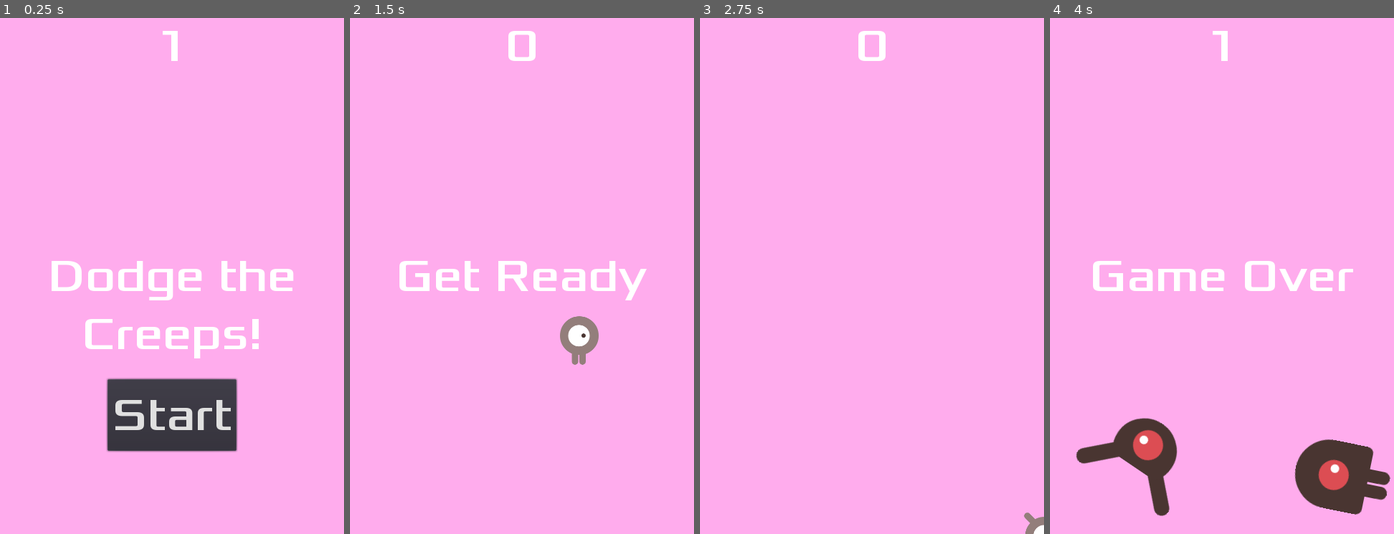
Above: before the commit, frames 1-4 (left to right).
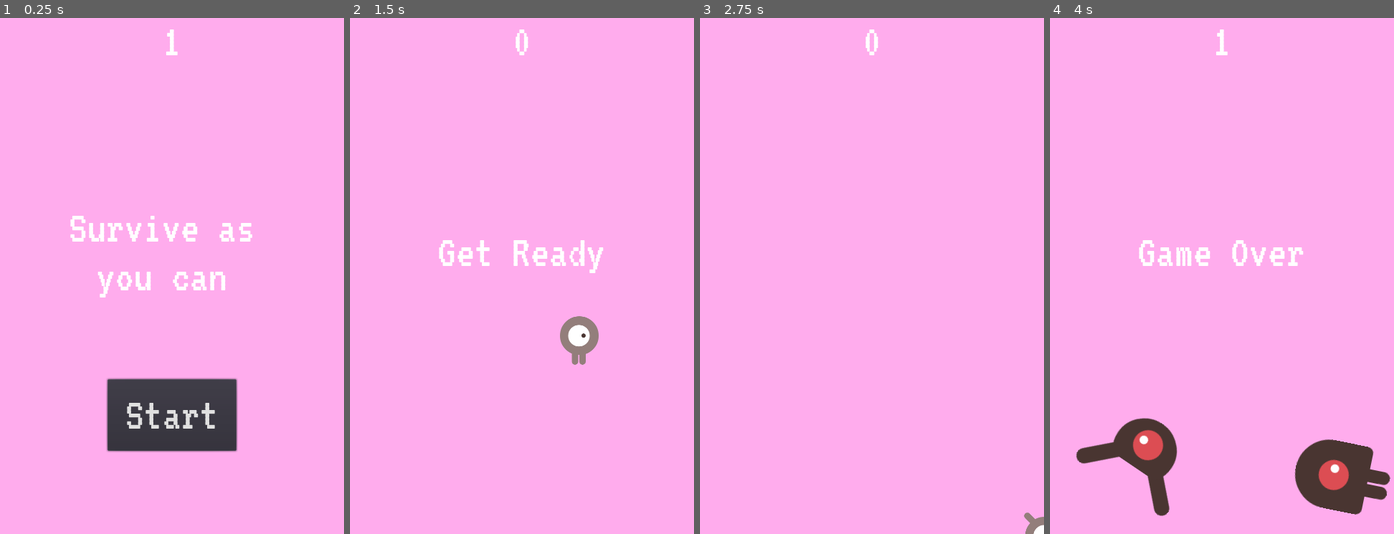
Above: after the commit, the same moments.

Repository: Poipurin/Furbolumination-Game
Game: Godot game, scene res://Main.tscn
Two runs of this game, one before a commit and one after it. Both use one fixed random seed, a clock stepped at 60 frames per second and the inputs below.
Inputs:
- Up to frame 1 (0.25 s): no input
- Up to frame 2 (1.5 s): click "Start" at 0.5 s; tap Enter (start_game) at 1.25, 1.35 s; hold Right (move_right) from 1.28 s (still down)
- Up to frame 3 (2.75 s): release Right (move_right) at 2.03 s; hold Down (move_down) from 2.03 s (still down); tap Enter (start_game) at 2.1 s
- Up to frame 4 (4 s): release Down (move_down) at 2.78 s; hold Right (move_right) 2.78-3.53 s; tap Enter (start_game) at 2.85, 3.6 s; hold Up (move_up) from 3.53 s (still down)

The runs differ from the first frame. In frame 1, 4.8% of the frame differs, in the area x 15-86%, y 2-80%; in frame 2, 2.8%; in frame 3, 0.3%; in frame 4, 2.6%.

Commit message:
mensaje

Diff:
--- a/HUD.gd
+++ b/HUD.gd
@@ -14,7 +14,7 @@
 	# Wait until the MessageTimer has counted down.
 	yield($MessageTimer, "timeout")
 
-	$Message.text = "Dodge the\nCreeps!"
+	$Message.text = "Survive as\n you can"
 	$Message.show()
 	# Make a one-shot timer and wait for it to finish.
 	yield(get_tree().create_timer(1), "timeout")
--- a/HUD.tscn
+++ b/HUD.tscn
@@ -1,6 +1,6 @@
 [gd_scene load_steps=6 format=2]
 
-[ext_resource path="res://fonts/Xolonium-Regular.ttf" type="DynamicFontData" id=1]
+[ext_resource path="res://fonts/VT323-Regular.ttf" type="DynamicFontData" id=1]
 [ext_resource path="res://HUD.gd" type="Script" id=2]
 
 [sub_resource type="DynamicFont" id=1]
@@ -28,11 +28,15 @@
 anchor_top = 0.5
 anchor_right = 1.0
 anchor_bottom = 0.5
-margin_top = -39.0
-margin_bottom = 39.0
+margin_left = 19.0
+margin_top = -113.0
+margin_right = -21.0
+margin_bottom = 46.0
 custom_fonts/font = SubResource( 1 )
-text = "Dodge the Creeps!"
+text = "Survive as
+you can "
 align = 1
+valign = 1
 autowrap = true
 
 [node name="StartButton" type="Button" parent="."]
Binary file added: fonts/VT323-Regular.ttf
